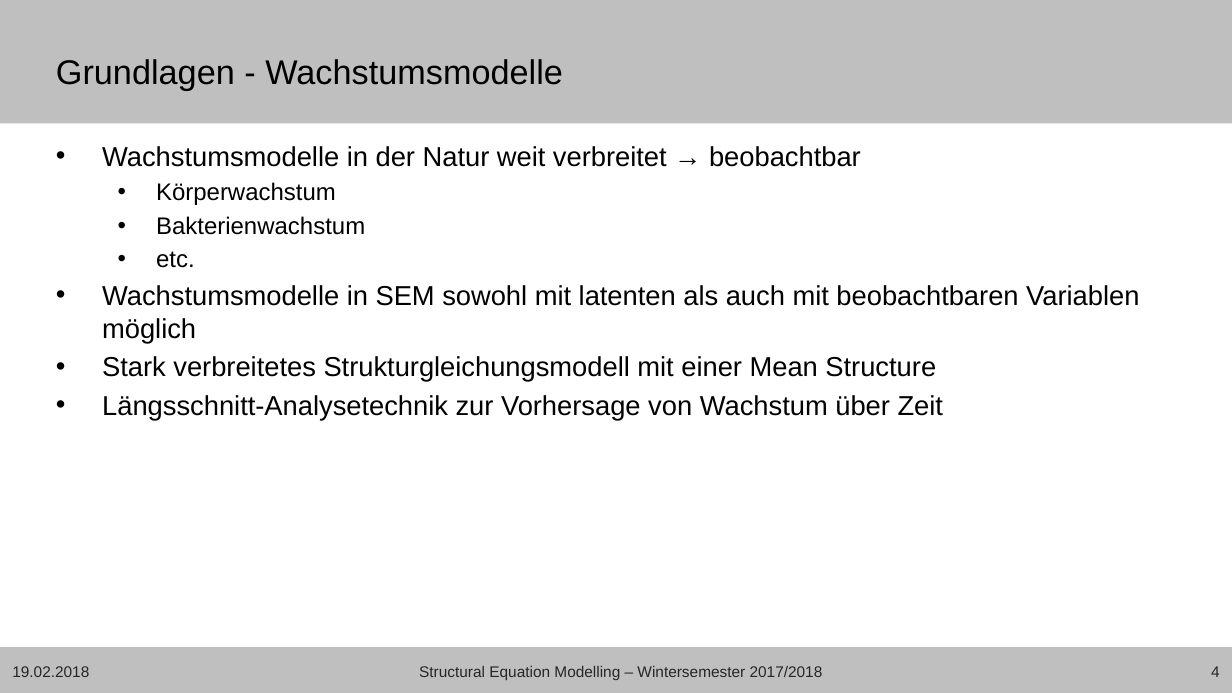
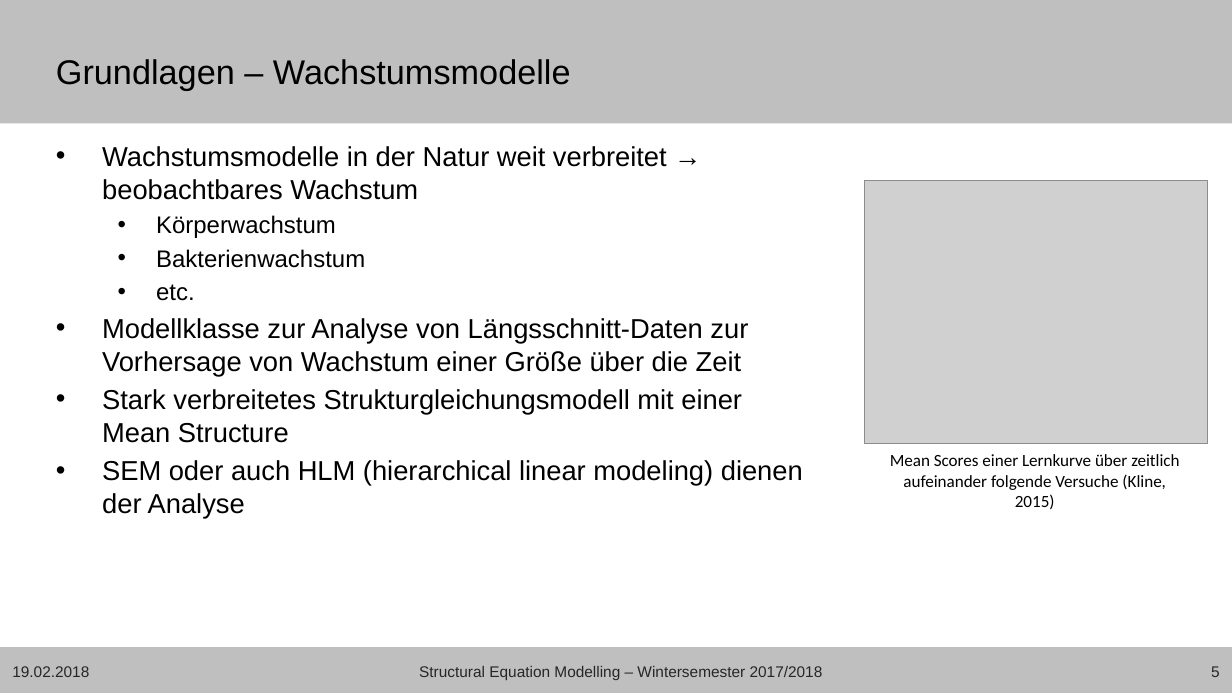
Before and after one commit to mircopp/Structural-Equation-Modeling, a slide deck: slide 5 of Christian_sem17_18_wachstumsmodelle_präsentation.pptx (slide 4 before the commit). Drawn at 1232x693 pixels with LibreOffice and Linux fonts; fonts in the diff are those of the drawing; grey boxes stand for pictures; background and template pictures are left out. Boxes give left, top, right and bottom in pixels: in the first picture for what was removed or moved away, otherwise in the second. Text is boxed around its words. In the diff, an @@ line names an element or a change of style, - is before the commit and + after.

```diff
--- a/Christian_sem17_18_wachstumsmodelle_präsentation.pptx
+++ b/Christian_sem17_18_wachstumsmodelle_präsentation.pptx
@@ title at box(56, 59, 571, 90): text changed @@
-Grundlagen - Wachstumsmodelle
+Grundlagen – Wachstumsmodelle
@@ text at box(102, 146, 667, 200): text changed @@
-• Wachstumsmodelle in der Natur weit verbreitet → beobachtbar
+• Wachstumsmodelle in der Natur weit verbreitet → beobachtbares Wachstum
@@ picture added at box(865, 181, 1209, 444) @@
@@ text at box(102, 318, 748, 376): text changed @@
-• Wachstumsmodelle in SEM sowohl mit latenten als auch mit beobachtbaren Variablen möglich
+• Modellklasse zur Analyse von Längsschnitt-Daten zur Vorhersage von Wachstum einer Größe über die Zeit
@@ text at box(102, 460, 803, 519): text changed @@
-• Längsschnitt-Analysetechnik zur Vorhersage von Wachstum über Zeit
+• SEM oder auch HLM (hierarchical linear modeling) dienen der Analyse
@@ text added at box(890, 454, 1179, 509), 10 pt, text #000000 @@
+Mean Scores einer Lernkurve über zeitlich aufeinander folgende Versuche (Kline, 2015)
@@ page number at box(1211, 666, 1220, 677): text changed @@
-4
+5
```
Also in this commit, not shown: 5 other slides changed, 6 slides added, 2 other files.
